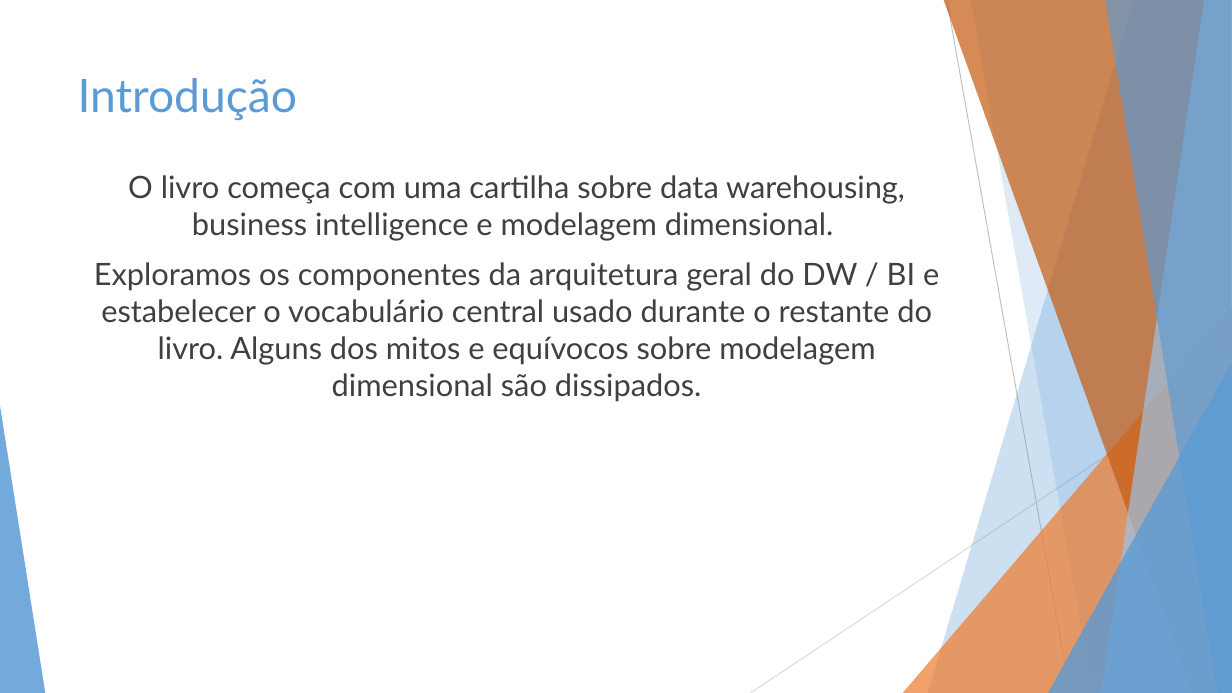
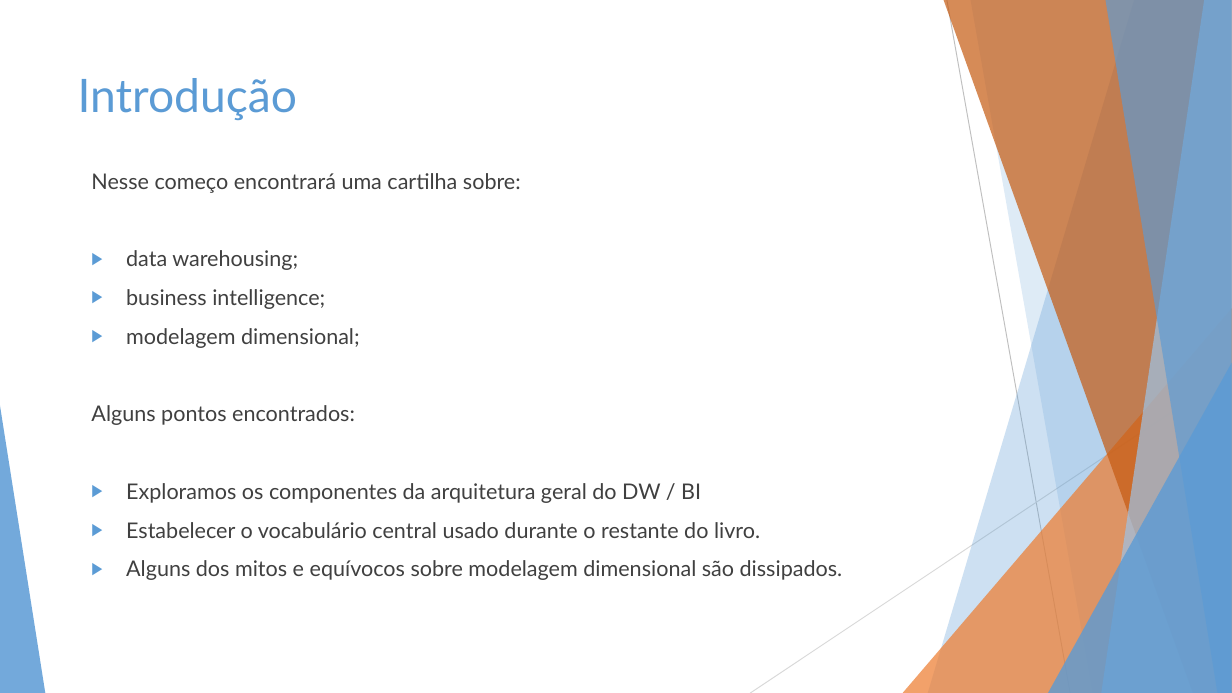
Before and after one commit to gutierrecunha/TheDataWarehouseToolkit_3rdEdition_PtBr, a slide deck: slide 3 of Apresentação/Cap1_theDataWarehouse.pptx. Drawn at 1232x693 pixels with LibreOffice and Linux fonts; fonts in the diff are those of the drawing. Boxes give left, top, right and bottom in pixels: in the first picture for what was removed or moved away, otherwise in the second. Text is boxed around its words. In the diff, an @@ line names an element or a change of style, - is before the commit and + after.

```diff
--- a/Apresentação/Cap1_theDataWarehouse.pptx
+++ b/Apresentação/Cap1_theDataWarehouse.pptx
@@ text at <box>91,173,843,580</box>: text changed; size 24 to 16.8 pt @@
-O livro começa com uma cartilha sobre data warehousing, business intelligence e modelagem dimensional.
-Exploramos os componentes da arquitetura geral do DW / BI e estabelecer o vocabulário central usado durante o restante do livro. Alguns dos mitos e equívocos sobre modelagem dimensional são dissipados.
+Nesse começo encontrará uma cartilha sobre:
+▶ data warehousing;
+▶ business intelligence;
+▶ modelagem dimensional;
+Alguns pontos encontrados:
+▶ Exploramos os componentes da arquitetura geral do DW / BI
+▶ Estabelecer o vocabulário central usado durante o restante do livro.
+▶ Alguns dos mitos e equívocos sobre modelagem dimensional são dissipados.
```
Also in this commit, not shown: 2 other slides changed, 4 slides added.
